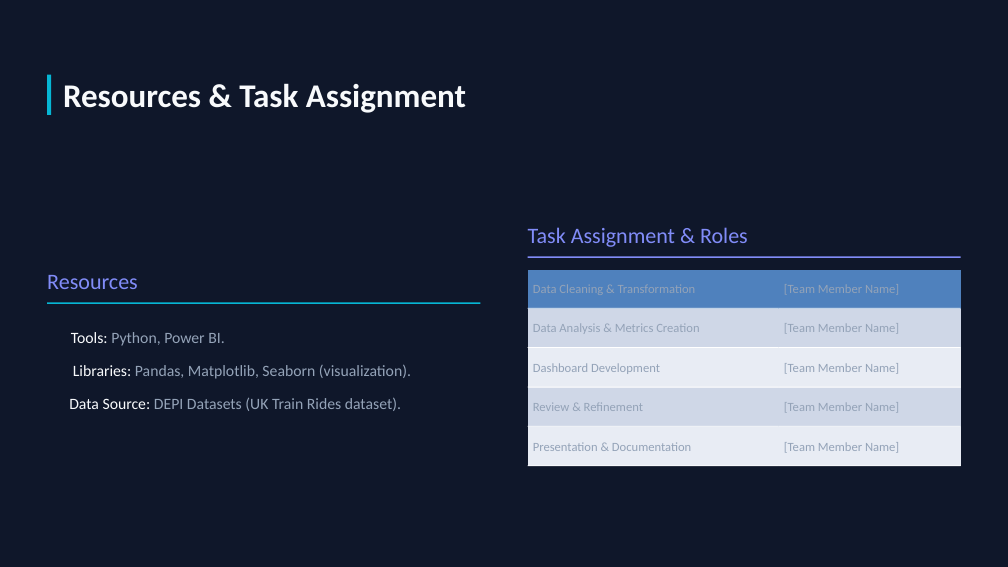
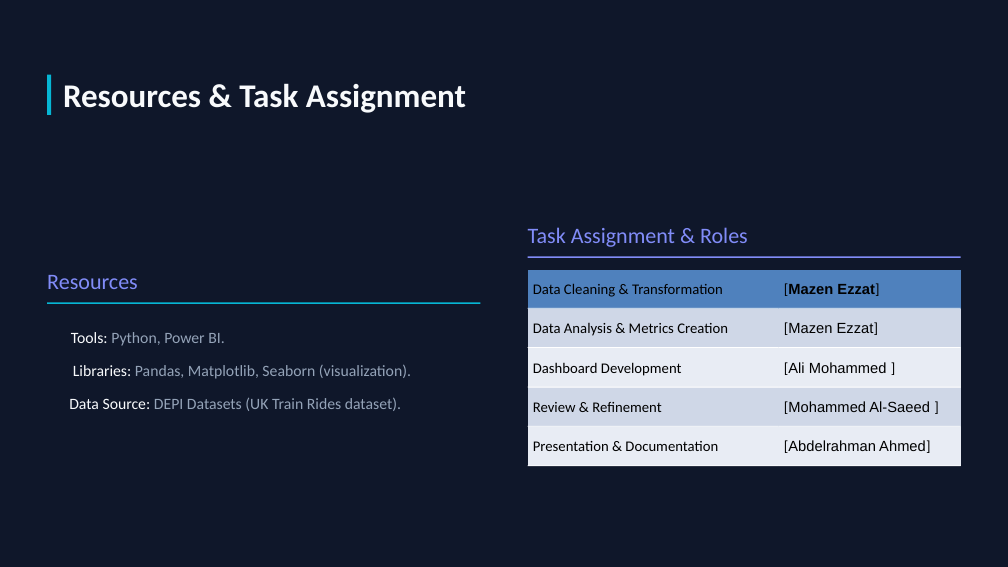
Before and after one commit to mazenezzat1313-DH/UK-Train-Rides, a slide deck: slide 5 of Presenation/Final UK Train Rides .pptx (slide 4 before the commit). Drawn at 1008x567 pixels with LibreOffice and Linux fonts; fonts in the diff are those of the drawing; background and template pictures are left out. Boxes give left, top, right and bottom in pixels: in the first picture for what was removed or moved away, otherwise in the second. Text is boxed around its words. In the diff, an @@ line names an element or a change of style, - is before the commit and + after.

```diff
--- a/Presenation/Final UK Train Rides .pptx
+++ b/Presenation/Final UK Train Rides .pptx
@@ table at (x1=528, y1=270, x2=961, y2=467) @@
-row 1, column 2: [Team Member Name]
+row 1, column 2: [Mazen Ezzat]
-row 2, column 2: [Team Member Name]
+row 2, column 2: [Mazen Ezzat]
-row 3, column 2: [Team Member Name]
+row 3, column 2: [Ali Mohammed ]
-row 4, column 2: [Team Member Name]
+row 4, column 2: [Mohammed Al-Saeed ]
-row 5, column 2: [Team Member Name]
+row 5, column 2: [Abdelrahman Ahmed]
@@ size 12 to 14 pt, text colour #94A3B8 to #000000 in "Data Cleaning & Transformation", "Data Analysis & Metrics Creation", "Dashboard Development", "Review & Refinement" and 1 more places @@
```
Also in this commit, not shown: 8 other slides changed, 11 slides added, 4 slides removed.
